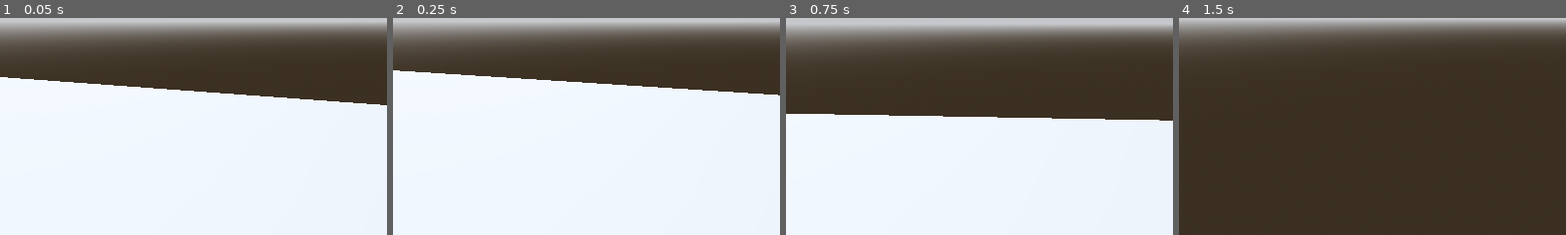
Above: before the commit, frames 1-4 (left to right).
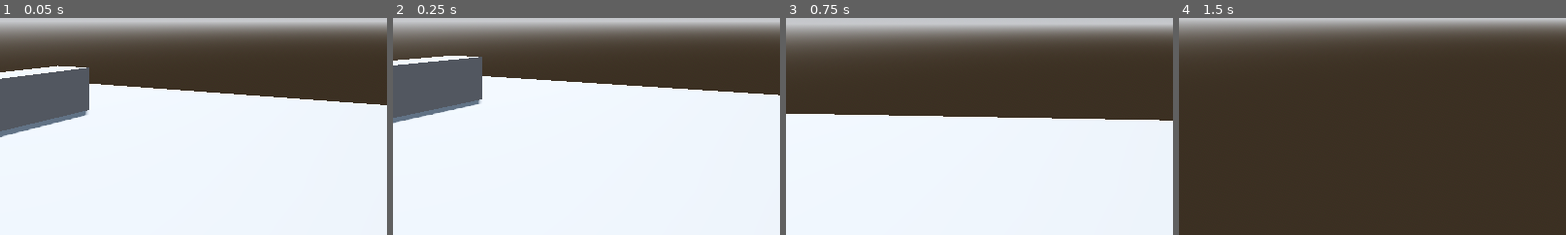
Above: after the commit, the same moments.

Repository: EdBarrancos/Minihit-Xjam23
Game: Godot game, scene res://Game/Scenes/game.tscn
Same seed, same stepped clock (60 frames per second), same inputs: the game is played once before the commit and once after it.
Inputs (mouse positions are % of the whole screen's width and height, from its top left):
- Up to frame 1 (0.05 s): no input
- Up to frame 2 (0.25 s): no input
- Up to frame 3 (0.75 s): tap Enter at 0.5 s; move the mouse to (55, 50) at 0.52 s; hold Up (UP) from 0.53 s (still down)
- Up to frame 4 (1.5 s): keep holding Up (UP); tap Space (JUMP) at 0.77 s; move the mouse to (45, 50) at 1.27 s
The pictures show only the part of the screen within x 0-50%, y 49-99%; the shares and areas given below are measured in that part.

The runs differ from the first frame. In frame 1, 6.1% of the frame differs, in the area x 0-24%, y 21-55%; in frame 2, 5.9%; in frame 3, nothing differs; in frame 4, nothing differs.

Commit message:
feat: Add pathfinding to children

Diff:
--- /dev/null
+++ b/project/Child/Scenes/child.tscn
@@ -0,0 +1,23 @@
+[gd_scene load_steps=4 format=3 uid="uid://0fjnmd8u6yvw"]
+
+[ext_resource type="Script" path="res://Child/Script/child.gd" id="1_sxdgi"]
+
+[sub_resource type="CapsuleMesh" id="CapsuleMesh_faxd6"]
+height = 1.5
+
+[sub_resource type="CapsuleShape3D" id="CapsuleShape3D_nf1iw"]
+height = 1.5
+
+[node name="Child" type="CharacterBody3D"]
+script = ExtResource("1_sxdgi")
+
+[node name="MeshInstance3D" type="MeshInstance3D" parent="."]
+mesh = SubResource("CapsuleMesh_faxd6")
+
+[node name="CollisionShape3D" type="CollisionShape3D" parent="."]
+shape = SubResource("CapsuleShape3D_nf1iw")
+
+[node name="NavigationAgent3D" type="NavigationAgent3D" parent="."]
+debug_enabled = true
+
+[connection signal="target_reached" from="NavigationAgent3D" to="." method="_on_navigation_agent_3d_target_reached"]
--- /dev/null
+++ b/project/Child/Script/child.gd
@@ -0,0 +1,39 @@
+extends CharacterBody3D
+
+
+const SPEED = 5
+const ACCELERATION = 10
+
+#Might need to change the way we have the targets in here
+@export var target: MeshInstance3D
+@export var door_target: MeshInstance3D
+
+@onready var nav: NavigationAgent3D = $NavigationAgent3D
+
+var caught_gameboy = false
+
+func _physics_process(delta):
+
+	var direction = Vector3()
+
+	if(caught_gameboy):
+		nav.target_position = door_target.global_position
+	else:
+		nav.target_position = target.global_position
+
+	direction = nav.get_next_path_position() - global_position
+	direction = direction.normalized()
+
+	velocity = velocity.lerp(direction * SPEED, ACCELERATION * delta)
+
+	move_and_slide()
+
+	print(caught_gameboy)
+
+
+func _on_navigation_agent_3d_target_reached():
+	if(not caught_gameboy):
+		get_parent().get_node("Gameboy").queue_free()
+		caught_gameboy = true
+	else:
+		queue_free()
--- a/project/Store/Scenes/store.tscn
+++ b/project/Store/Scenes/store.tscn
@@ -1,7 +1,8 @@
-[gd_scene load_steps=6 format=3 uid="uid://da1yajnxnbrpo"]
+[gd_scene load_steps=10 format=3 uid="uid://da1yajnxnbrpo"]
 
 [ext_resource type="Script" path="res://Store/Scripts/store.gd" id="1_d57fn"]
 [ext_resource type="PackedScene" uid="uid://buo5j43idfqcr" path="res://Player/Scenes/player.tscn" id="2_2t2d7"]
+[ext_resource type="PackedScene" uid="uid://0fjnmd8u6yvw" path="res://Child/Scenes/child.tscn" id="3_6s0l1"]
 
 [sub_resource type="ProceduralSkyMaterial" id="ProceduralSkyMaterial_n3gp5"]
 sky_horizon_color = Color(0.64625, 0.65575, 0.67075, 1)
@@ -16,6 +17,16 @@
 tonemap_mode = 2
 glow_enabled = true
 
+[sub_resource type="NavigationMesh" id="NavigationMesh_bhto4"]
+vertices = PackedVector3Array(5, 0.05193, -9.5, 5.25, 0.05193, -8.5, 6, 0.05193, -8.5, 6, 0.05193, -29, -21, 0.05193, -8.5, -15.5, 0.05193, -8.5, -15.25, 0.05193, -9.5, -21, 0.05193, -29, -15.25, 0.05193, -9.5, 5, 0.05193, -9.5, 6, 0.05193, -29, -21, 0.05193, -29, 6, 0.05193, -8.5, 5.25, 0.05193, -8.5, 5, 0.05193, -7.25, 6, 0.05193, 8, -15.25, 0.05193, -7.25, -15.5, 0.05193, -8.5, -21, 0.05193, -8.5, -21, 0.05193, 8, -15.25, 0.05193, -7.25, -21, 0.05193, 8, 6, 0.05193, 8, 5, 0.05193, -7.25)
+polygons = [PackedInt32Array(1, 0, 2), PackedInt32Array(2, 0, 3), PackedInt32Array(5, 4, 6), PackedInt32Array(6, 4, 7), PackedInt32Array(9, 8, 10), PackedInt32Array(10, 8, 11), PackedInt32Array(13, 12, 14), PackedInt32Array(14, 12, 15), PackedInt32Array(17, 16, 18), PackedInt32Array(18, 16, 19), PackedInt32Array(23, 22, 20), PackedInt32Array(20, 22, 21)]
+
+[sub_resource type="BoxMesh" id="BoxMesh_2n27v"]
+size = Vector3(0.3, 0.2, 0.1)
+
+[sub_resource type="BoxMesh" id="BoxMesh_v184g"]
+size = Vector3(2, 5, 0.1)
+
 [node name="Store" type="Node3D"]
 script = ExtResource("1_d57fn")
 
@@ -29,10 +40,28 @@
 transform = Transform3D(-0.866025, -0.433013, 0.25, 0, 0.5, 0.866025, -0.5, 0.75, -0.433013, 0, 0, 0)
 shadow_enabled = true
 
-[node name="CSGBox3D" type="CSGBox3D" parent="."]
+[node name="NavigationRegion3D" type="NavigationRegion3D" parent="."]
+navigation_mesh = SubResource("NavigationMesh_bhto4")
+
+[node name="CSGBox3D" type="CSGBox3D" parent="NavigationRegion3D"]
 transform = Transform3D(1, 0, 0, 0, 1, 0, 0, 0, 1, -7.5, -0.94807, -10.5)
 use_collision = true
 size = Vector3(28, 1, 38)
 
-[node name="CSGBox3D2" type="CSGBox3D" parent="."]
-transform = Transform3D(1, 0, 0, 0, 1, 0, 0, 0, 1, 0, 0, -8.48657)
+[node name="CSGBox3D2" type="CSGBox3D" parent="NavigationRegion3D"]
+transform = Transform3D(1, 0, 0, 0, 1, 0, 0, 0, 1, -5.1554, 0, -8.48657)
+use_collision = true
+size = Vector3(19.4226, 1, 1)
+
+[node name="Gameboy" type="MeshInstance3D" parent="."]
+transform = Transform3D(1, 0, 0, 0, 1, 0, 0, 0, 1, -1.45405, 0.787574, -11.8148)
+mesh = SubResource("BoxMesh_2n27v")
+
+[node name="Child" parent="." node_paths=PackedStringArray("target", "door_target") instance=ExtResource("3_6s0l1")]
+transform = Transform3D(1, 0, 0, 0, 1, 0, 0, 0, 1, -12.9309, 1.10658, 0)
+target = NodePath("../Gameboy")
+door_target = NodePath("../Door")
+
+[node name="Door" type="MeshInstance3D" parent="."]
+transform = Transform3D(1, 0, 0, 0, 1, 0, 0, 0, 1, -4.29771, 1.99352, 7.80834)
+mesh = SubResource("BoxMesh_v184g")
